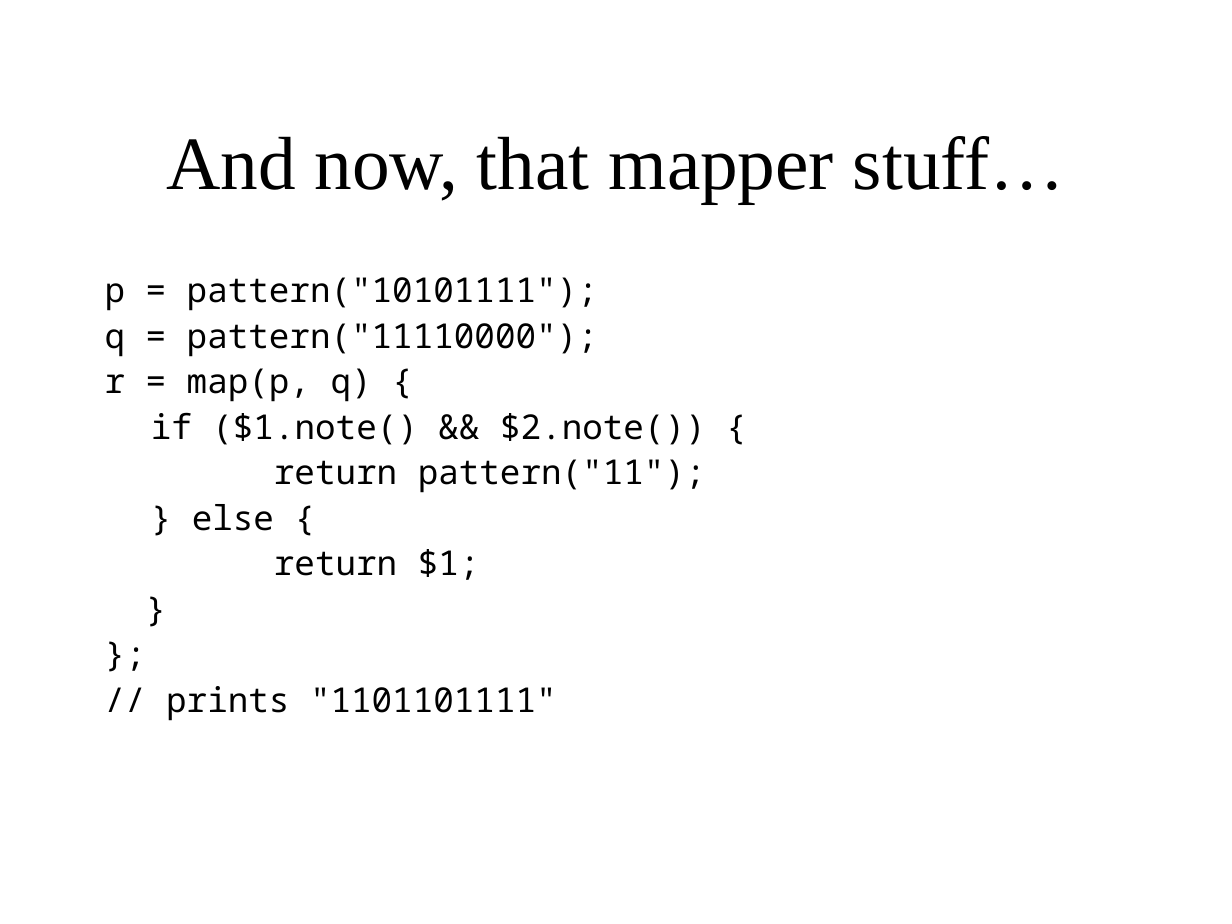
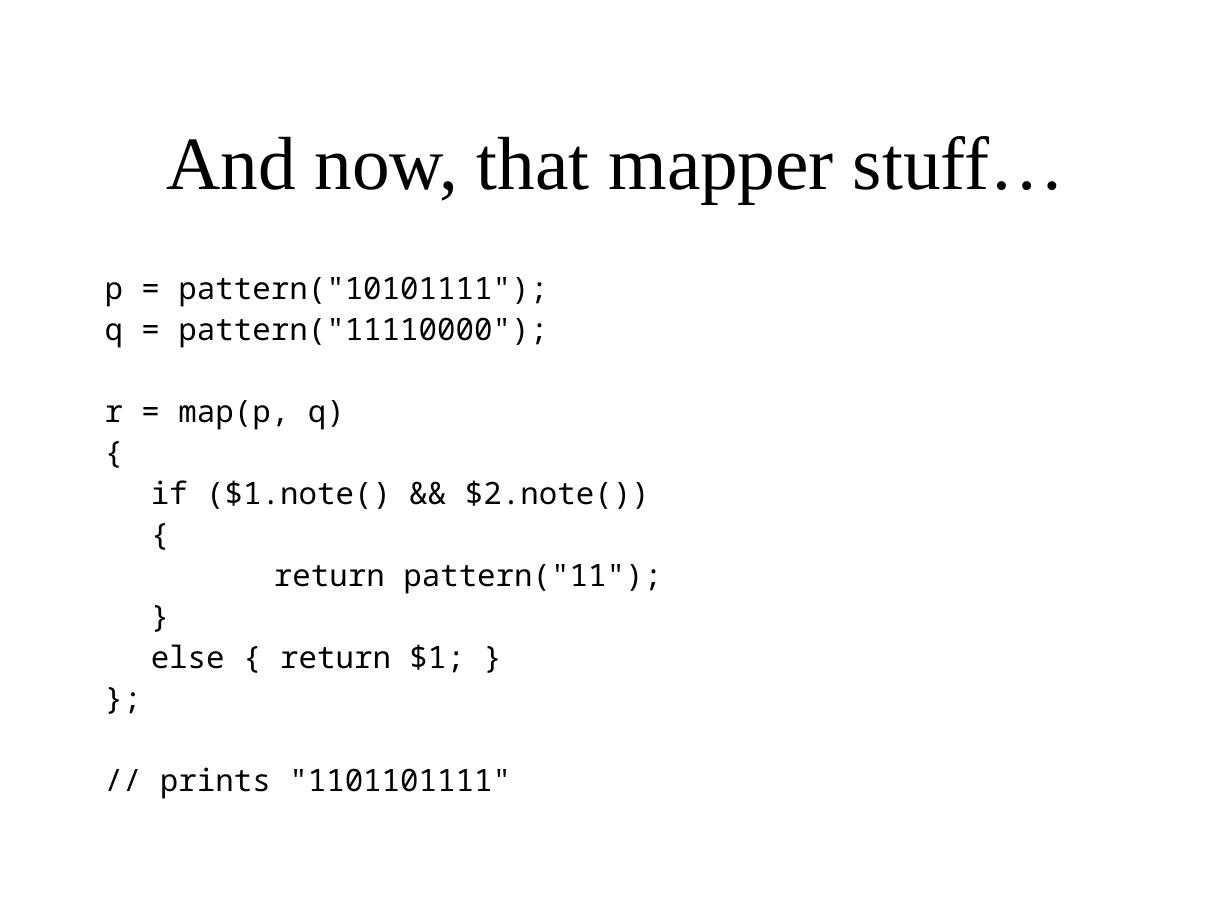
Before and after one commit to waseemilahi/drul, a slide deck: slide 23 of Presentation/Parts1-2.ppt (slide 13 before the commit). Drawn at 1232x924 pixels with LibreOffice and Linux fonts; fonts in the diff are those of the drawing. Boxes give left, top, right and bottom in pixels: in the first picture for what was removed or moved away, otherwise in the second. Text is boxed around its words. In the diff, an @@ line names an element or a change of style, - is before the commit and + after.

```diff
--- a/Presentation/Parts1-2.ppt
+++ b/Presentation/Parts1-2.ppt
@@ text at bbox=[105, 276, 662, 799]: size 20 to 18 pt in "p = pattern("10101111");", "q = pattern("11110000");", "return pattern("11");", "}" and 2 more places @@
@@ text at bbox=[105, 400, 650, 509]: text changed; size 20 to 18 pt @@
-r = map(p, q) {
-if ($1.note() && $2.note()) {
+r = map(p, q)
+{
+if ($1.note() && $2.note())
+{
@@ text at bbox=[192, 504, 480, 580]: paragraphs removed @@
-} else {
-return $1;
@@ text at bbox=[151, 644, 464, 673]: paragraph added @@
+else { return $1; }
```
Also in this commit, not shown: 10 other slides changed, 22 slides added, 3 slides removed.
